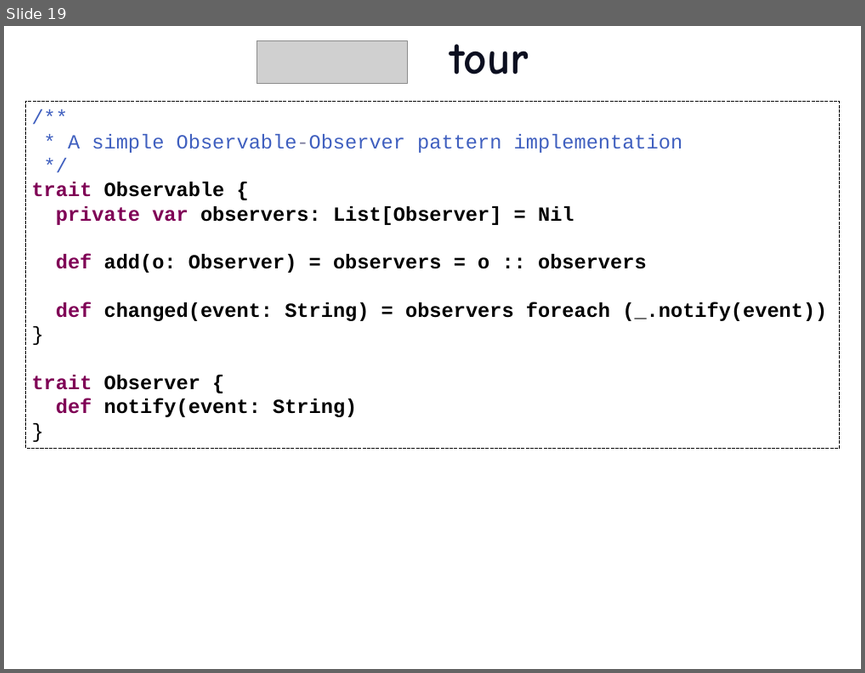
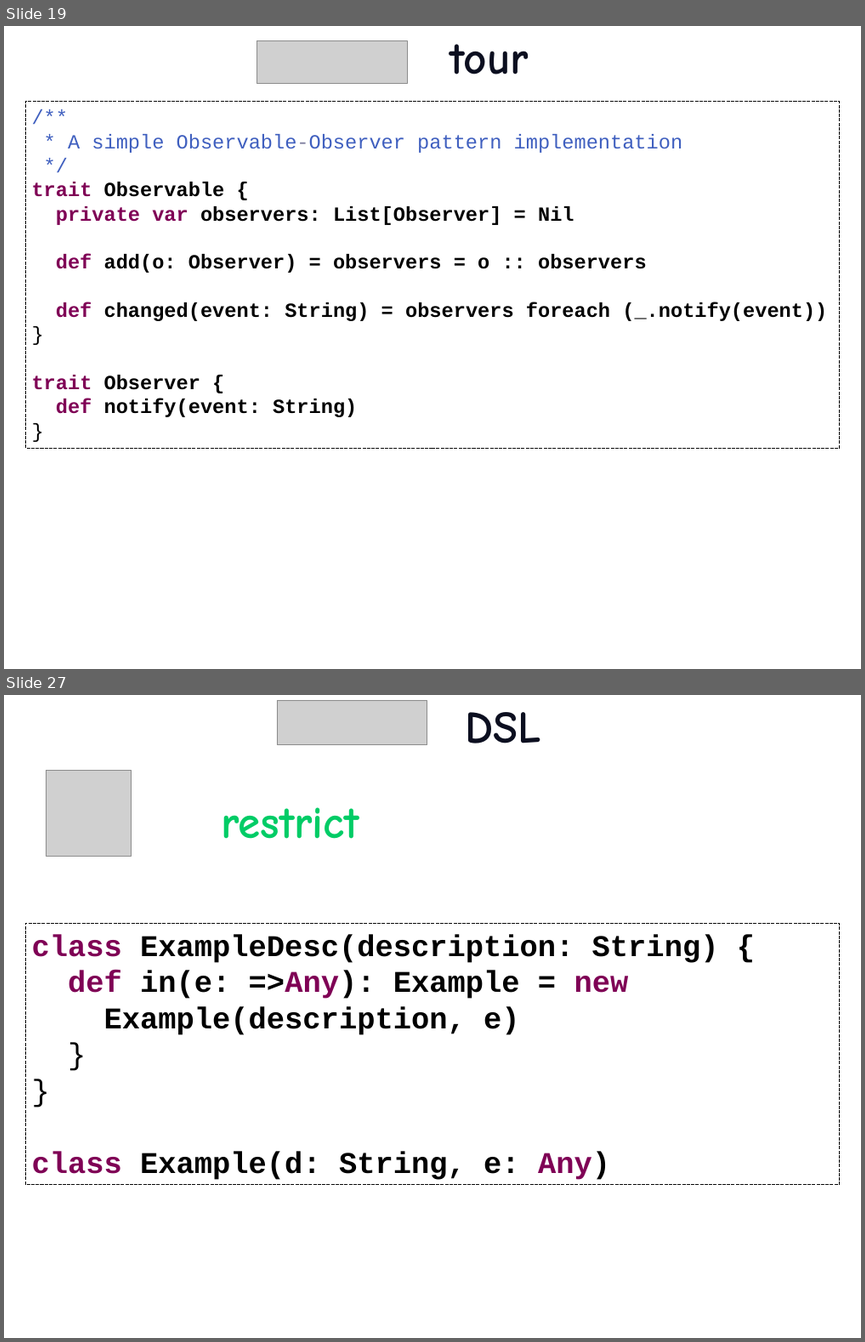
Before and after one commit to etorreborre/oscon-2010, a slide deck: src/main/resources/oscon_2010_specs.pptx. Shown one above the other, each under a label of ours: slide 19 before the commit, slides 19 and 27 after it; the slides between them are not shown. The pictures are 865x673 and 865x1342 pixels, drawn with LibreOffice and Linux fonts; fonts in the diff are those of the drawing; grey boxes stand for pictures; background and template pictures are left out. Boxes give left, top, right and bottom in pixels: in the first picture for what was removed or moved away, otherwise in the second. Text is boxed around its words. In the diff, an @@ line names an element or a change of style, - is before the commit and + after.

```diff
--- a/src/main/resources/oscon_2010_specs.pptx
+++ b/src/main/resources/oscon_2010_specs.pptx
@@ slide 27 added at (x1=4, y1=695, x2=861, y2=1338), background picture (left out) @@
@@ picture added at (x1=277, y1=700, x2=427, y2=744) @@
@@ title added at (x1=466, y1=712, x2=541, y2=743), 54 pt, text #0C0F20, bold @@
+DSL
@@ picture added at (x1=46, y1=771, x2=132, y2=856) @@
@@ text added at (x1=221, y1=807, x2=359, y2=839), 54 pt, text #00CC66, bold @@
+restrict
@@ rectangle added at (x1=26, y1=923, x2=839, y2=1185), fill #FFFFFF, outline #000000 0.75 pt dashed, 36 pt, text #000000, bold @@
+class ExampleDesc(description: String) {
+def in(e: =>Any): Example = new
+Example(description, e)
+}
+}
+class Example(d: String, e: Any)
```
Also in this commit, not shown: 1 slide changed, 8 other slides added, 4 other files.
